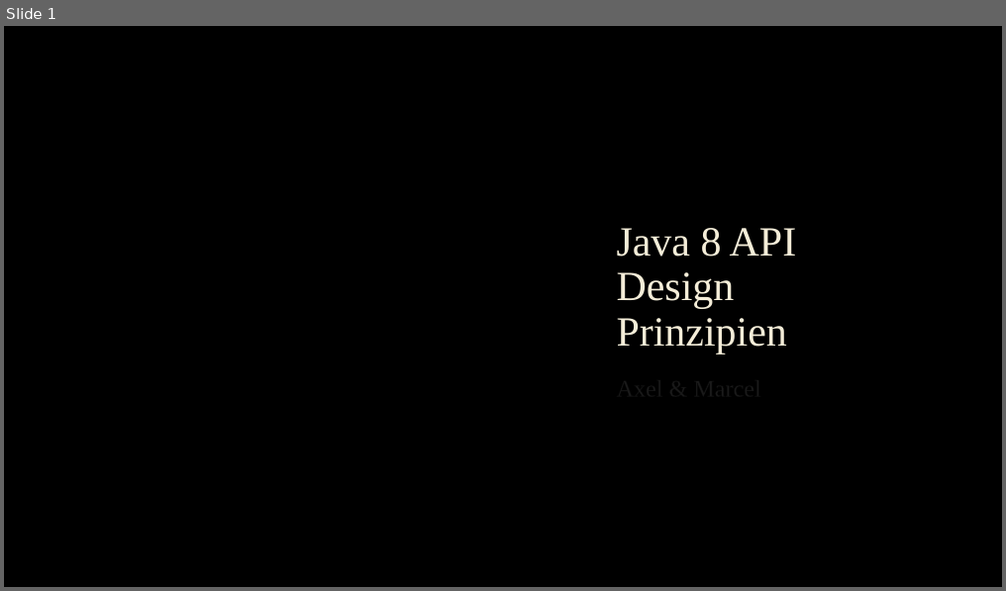
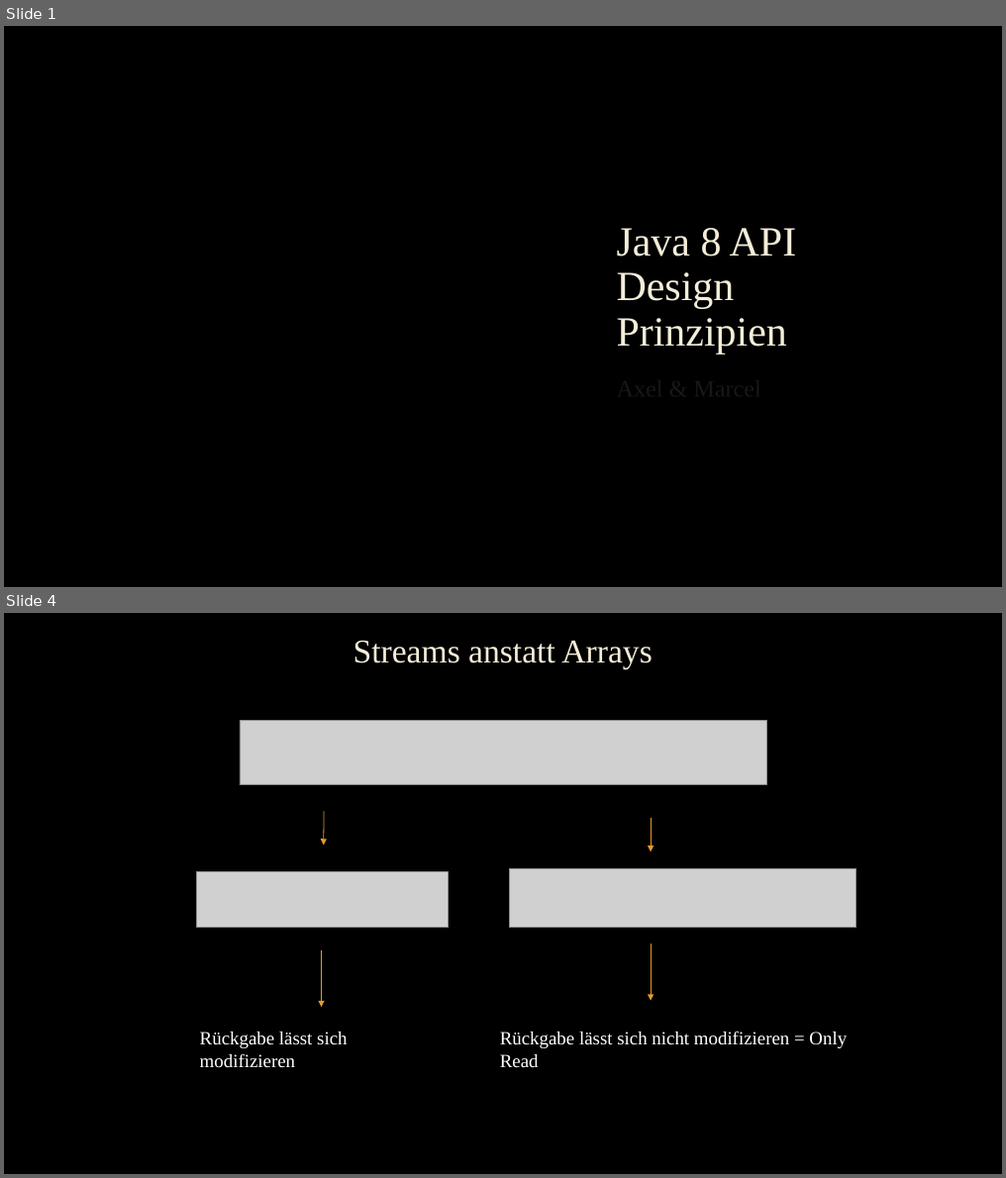
Before and after one commit to nobody1337/DemoAPI, a slide deck: Präsentation/Java 8 API Design Prinzipien.pptx. Shown one above the other, each under a label of ours: slide 1 before the commit, slides 1 and 4 after it; the slides between them are not shown. The pictures are 1006x591 and 1006x1178 pixels, drawn with LibreOffice and Linux fonts; fonts in the diff are those of the drawing; grey boxes stand for pictures; background and template pictures are left out. Boxes give left, top, right and bottom in pixels: in the first picture for what was removed or moved away, otherwise in the second. Text is boxed around its words. In the diff, an @@ line names an element or a change of style, - is before the commit and + after.

```diff
--- a/Präsentation/Java 8 API Design Prinzipien.pptx
+++ b/Präsentation/Java 8 API Design Prinzipien.pptx
@@ slide 4 added at (4, 613, 1002, 1174), background picture (left out) @@
@@ title added at (353, 640, 651, 668), 32 pt, text #F4EDD8 @@
+Streams anstatt Arrays
@@ picture added at (240, 721, 767, 785) @@
@@ arrow added from (324, 811) to (324, 845), #E59B2C 0.75 pt @@
@@ arrow added from (650, 818) to (650, 852), #E59B2C 0.75 pt @@
@@ picture added at (197, 871, 448, 928) @@
@@ picture added at (510, 868, 856, 928) @@
@@ arrow added from (322, 951) to (322, 1008), #E59B2C 0.75 pt @@
@@ arrow added from (650, 945) to (650, 1001), #E59B2C 0.75 pt @@
@@ text added at (200, 1032, 347, 1068), 18 pt, text #FFFFFF @@
+Rückgabe lässt sich modifizieren
@@ text added at (500, 1031, 846, 1068), 18 pt, text #FFFFFF @@
+Rückgabe lässt sich nicht modifizieren = Only Read
```
Also in this commit, not shown: 1 slide changed, 7 other slides added, 19 other files.
